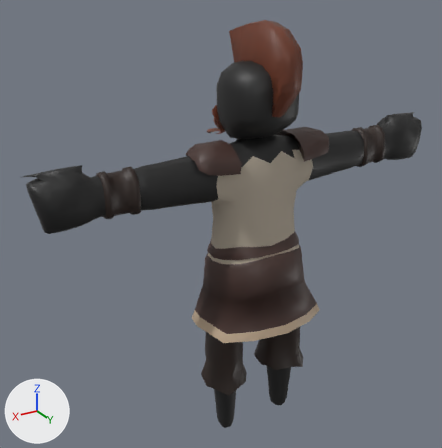
Before and after pictures for a commit that changed the glTF model assets/models/characters/Viking_Male.gltf.
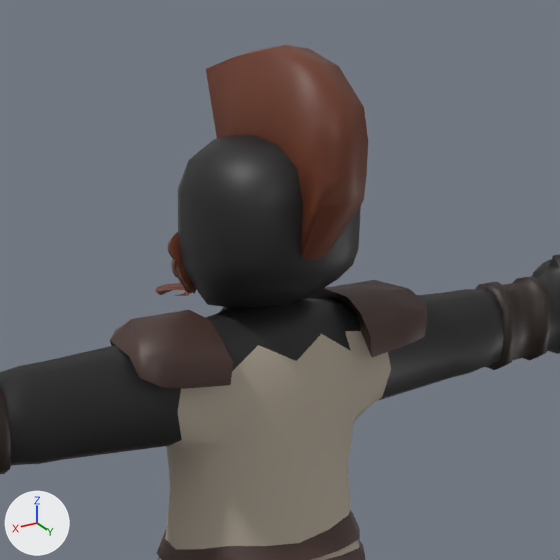
Each version appears first whole from a 50 mm lens placed at (2.06, 3.01, 3.05), pointed at (0.17, -0.13, 1.48), and next in a close-up on the part from 31% to 88% of the width and 0% to 57% of the height. The axes (+X, +Y, +Z) are drawn at lower left. The lights are the same throughout. The last two pictures show the newer version. Vertices at exactly the same position are counted once.

Names of what the first close-up shows: 'Body'.
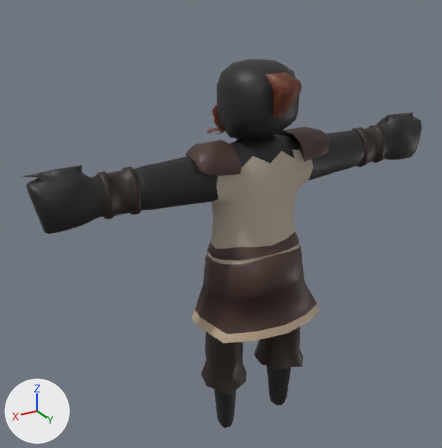
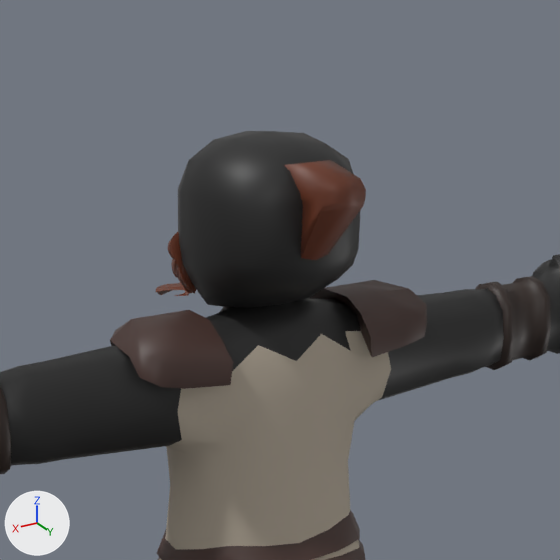
Patch to the scene script:
```diff
--- a/assets/models/characters/Viking_Male.gltf.py
+++ b/assets/models/characters/Viking_Male.gltf.py
@@ me_cube_004 @@
 # used by ob_body; location = (0.0, 0.0, 0.0)
-me_cube_004.from_pydata(...)  # 3242 vertices, 6264 faces; spans x -1.41..1.41, y -0.32..0.4, z -0.02..2.75
+me_cube_004.from_pydata(...)  # 3242 vertices, 6264 faces; spans x -1.41..1.41, y -0.32..0.4, z -0.02..2.53
+# me_cube_004 part 1: 39 of the vertices in x -0.07..0.07, y -0.22..0.34, z 2.39..2.75 are scaled about their middle by (1, 1, 0.28), then moved by (0.0, 0.0, -0.14)
 me_cube_004.materials.append(mat_skin)
```

Changed parts and their boxes (x1, y1, x2, y2) in the close-ups (560 x 560 px; the box of a moved part takes in the faces that stretch with it):
'Body', reshaped
    before: (0, 45, 560, 560)
    after: (0, 131, 560, 560)
part 1 of me_cube_004, moved or reshaped
    before: (206, 45, 368, 260)
    after: (284, 160, 366, 260)
